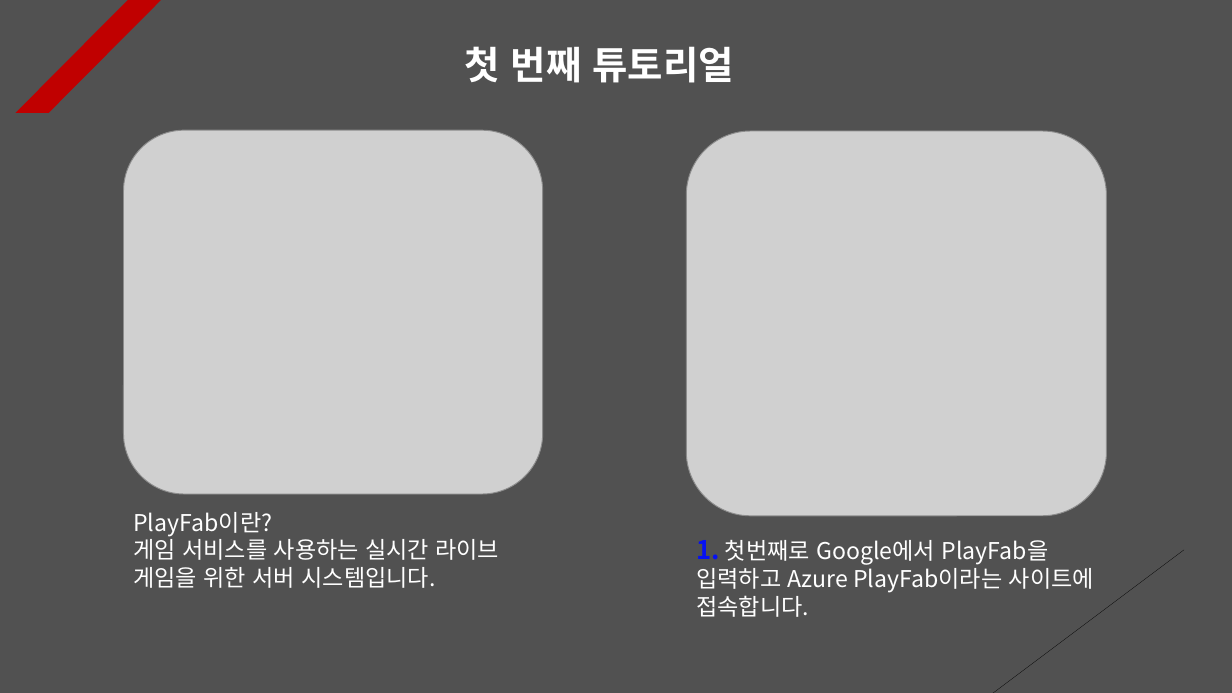
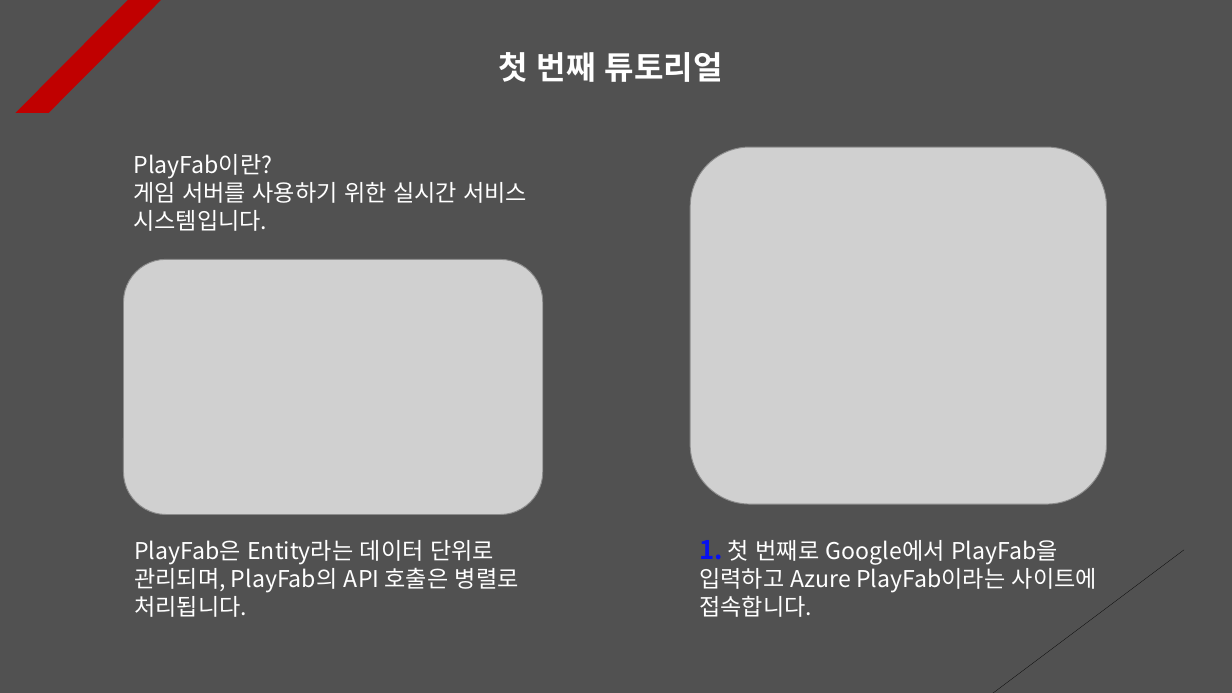
Before and after one commit to Unity2033/3D-UnityEngine, a slide deck: slide 1 of Assets/Class/Photon Server/PPT Data/Photon PlayFab.pptx. Drawn at 1232x693 pixels with LibreOffice and Linux fonts; fonts in the diff are those of the drawing; grey boxes stand for pictures. Boxes give left, top, right and bottom in pixels: in the first picture for what was removed or moved away, otherwise in the second. Text is boxed around its words. In the diff, an @@ line names an element or a change of style, - is before the commit and + after.

```diff
--- a/Assets/Class/Photon Server/PPT Data/Photon PlayFab.pptx
+++ b/Assets/Class/Photon Server/PPT Data/Photon PlayFab.pptx
@@ text "첫 번째 튜토리얼" at <box>498,52,723,82</box>: size 30 to 25 pt; alignment left to centre @@
@@ picture: place and size @@
-picture at <box>687,131,1107,516</box>
+picture at <box>690,147,1107,504</box>
@@ text added at <box>133,154,527,231</box>, 18 pt, text #FFFFFF @@
+PlayFab이란?
+게임 서버를 사용하기 위한 실시간 서비스 시스템입니다.
@@ picture: place and size @@
-picture at <box>124,130,543,494</box>
+picture at <box>124,260,543,515</box>
@@ text at <box>134,540,519,617</box>: text changed @@
-PlayFab이란?
-게임 서비스를 사용하는 실시간 라이브 게임을 위한 서버 시스템입니다.
+PlayFab은 Entity라는 데이터 단위로 관리되며, PlayFab의 API 호출은 병렬로 처리됩니다.
@@ text at <box>699,540,1097,617</box>: spaces changed @@
-1. 첫번째로 Google에서 PlayFab을 입력하고 Azure PlayFab이라는 사이트에 접속합니다.
+1. 첫 번째로 Google에서 PlayFab을 입력하고 Azure PlayFab이라는 사이트에 접속합니다.
```
Also in this commit, not shown: 11 other slides changed, 2 slides added, 47 other files.
